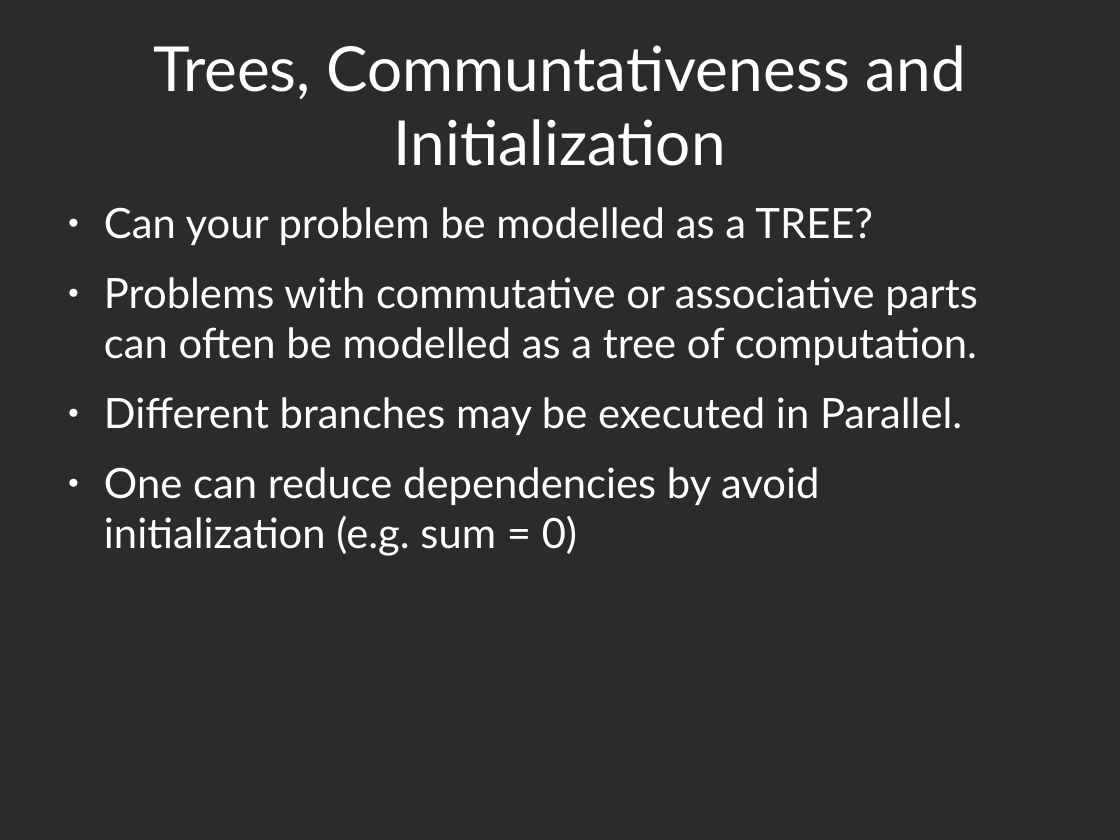
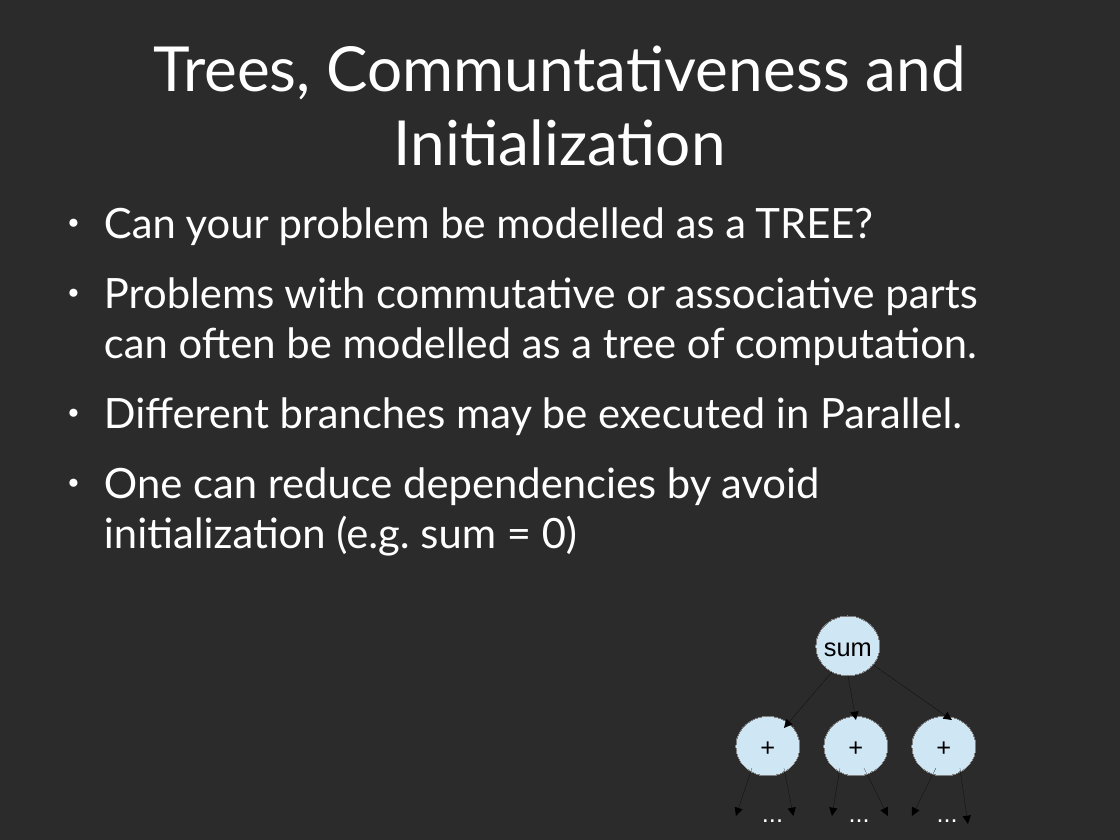
Before and after one commit to abramhindle/python-iteration-talk, a slide deck: slide 16 of iteration-talk.odp. Drawn at 1120x840 pixels with LibreOffice and Linux fonts; fonts in the diff are those of the drawing; background and template pictures are left out; a plain dark background stands for a picture behind light text. Boxes give left, top, right and bottom in pixels: in the first picture for what was removed or moved away, otherwise in the second. Text is boxed around its words. In the diff, an @@ line names an element or a change of style, - is before the commit and + after.

```diff
--- a/iteration-talk.odp
+++ b/iteration-talk.odp
@@ ellipse added at (816,616,880,676), fill #CFE7F5, outline #808080 0 pt, 18 pt, text #000000 @@
+sum
@@ arrow added from (832, 672) to (785, 729), #000000 0 pt @@
@@ arrow added from (849, 676) to (857, 721), #000000 0 pt @@
@@ arrow added from (872, 665) to (952, 721), #000000 0 pt @@
@@ ellipse added at (736,717,800,776), fill #CFE7F5, outline #808080 0 pt, 18 pt, text #000000 @@
++
@@ ellipse added at (824,717,888,776), fill #CFE7F5, outline #808080 0 pt, 18 pt, text #000000 @@
++
@@ ellipse added at (913,717,977,776), fill #CFE7F5, outline #808080 0 pt, 18 pt, text #000000 @@
++
@@ arrow added from (752, 768) to (736, 816), #000000 0 pt @@
@@ arrow added from (785, 768) to (794, 816), #000000 0 pt @@
@@ arrow added from (841, 768) to (832, 816), #000000 0 pt @@
@@ arrow added from (864, 768) to (888, 816), #000000 0 pt @@
@@ arrow added from (936, 768) to (913, 816), #000000 0 pt @@
@@ arrow added from (960, 768) to (969, 824), #000000 0 pt @@
@@ text added at (752,793,794,831), 18 pt, text #FFFFFF @@
+...
@@ text added at (838,793,880,831), 18 pt, text #FFFFFF @@
+...
@@ text added at (927,793,969,831), 18 pt, text #FFFFFF @@
+...
```
Also in this commit, not shown: 1 other slide changed.
